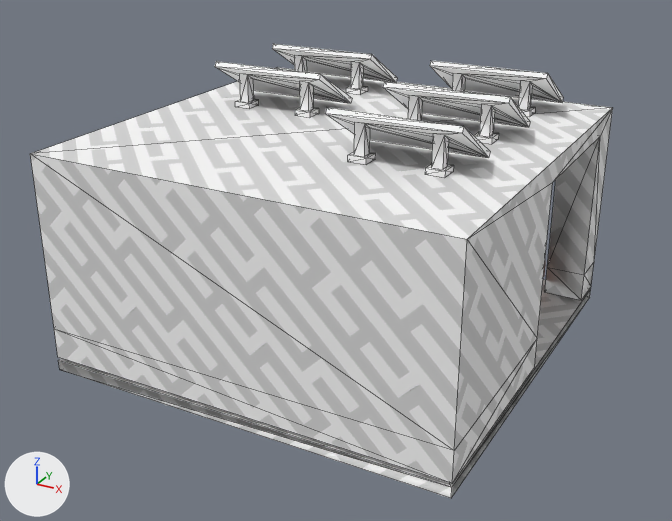
A saved change to the OBJ model data/models/factory.obj.
The view is the same before and after, from a 50 mm lens placed at (4.01, -4.62, 3.38), pointed at (0.83, 1.17, 0.49). Every picture has the same lights, and +X, +Y and +Z are marked at lower left. Mesh edges are drawn as thin lines. Where no turn or scale is listed for an object, it has been applied to the vertices.

The first picture shows 'factory'.
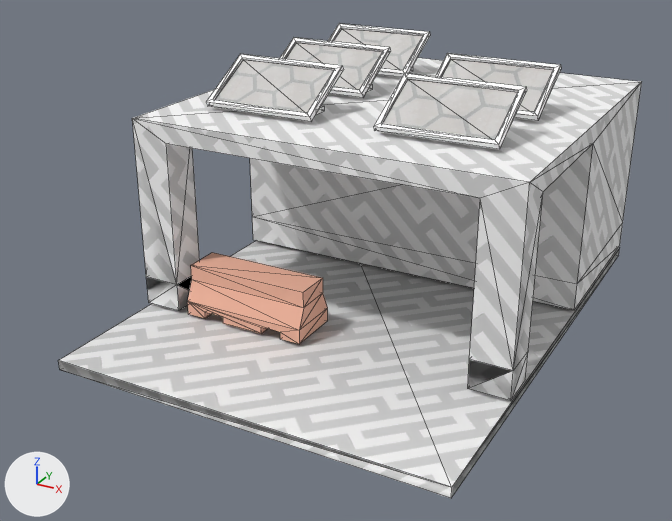
Patch to the scene script:
```diff
--- a/data/models/factory.obj.py
+++ b/data/models/factory.obj.py
@@ me_factory @@
 me_factory.from_pydata(...)  # 316 vertices, 600 faces; spans x -0.5..2.5, y -0.5..2.51, z 0.0..1.94
 # used by ob_factory; location = (0.0, 0.0, 0.0)
 # before: 37 (2.5, 2.5, 0.0) at pixel (589, 297), 39 (-0.5, 2.5, 0.0), 40 (2.5, 2.5, 0.07) at pixel (590, 288), 43 (-0.5, 2.5, 0.07)
+# me_factory part 1: the loose piece of 36 vertices spanning x -0.5..2.5, y -0.5..2.5, z 0.1..1.6 is turned 180 degrees about the z axis through its middle, then moved by (0.0, 1.0, 0.0)
+# me_factory part 2: the loose piece of 48 vertices spanning x 1.25..2.15, y 1.87..2.37, z 1.6..1.94 is turned 180 degrees about the z axis through its middle, then moved by (-1.4, 0.66, 0.0)
+# me_factory part 3: the loose piece of 48 vertices spanning x 1.25..2.15, y 1.07..1.57, z 1.6..1.94 is turned 180 degrees about the z axis through its middle, then moved by (0.0, 0.66, 0.0)
+# me_factory part 4: the loose piece of 48 vertices spanning x 1.25..2.15, y 0.27..0.77, z 1.6..1.94 is turned 180 degrees about the z axis through its middle, then moved by (0.0, 0.66, 0.0)
+# me_factory part 5: the loose piece of 48 vertices spanning x -0.15..0.75, y 1.87..2.37, z 1.6..1.94 is turned 180 degrees about the z axis through its middle, then moved by (0.0, -0.14, 0.0)
+# me_factory part 6: the loose piece of 48 vertices spanning x -0.15..0.75, y 1.07..1.57, z 1.6..1.94 is turned 180 degrees about the z axis through its middle, then moved by (0.0, -0.14, 0.0)
+# me_factory part 7: the loose piece of 32 vertices spanning x 1.1..2.1, y 2.09..2.51, z 0.1..0.49 is moved by (-1.2, -1.6, 0.0)
+# me_factory part 8
+for i in [37, 39, 40, 43]: me_factory.vertices[i].co += Vector((0.0, 1.0, 0.0))
 me_factory.materials.append(mat_custommaterial9)
```

Where the change shows, as pixel boxes (x1, y1, x2, y2) in the pictures (672 x 521 px; the box of a moved part takes in the faces that stretch with it):
'factory', reshaped
    before: (30, 44, 613, 498)
    after: (58, 23, 641, 498)
part 1 of me_factory, moved or reshaped
    before: (30, 67, 613, 484)
    after: (132, 58, 641, 401)
part 2 of me_factory, moved or reshaped
    before: (430, 61, 563, 117)
    after: (328, 23, 430, 77)
part 3 of me_factory, moved or reshaped
    before: (383, 82, 530, 144)
    after: (435, 53, 561, 121)
part 4 of me_factory, moved or reshaped
    before: (325, 107, 490, 178)
    after: (373, 73, 527, 149)
part 5 of me_factory, moved or reshaped
    before: (272, 44, 397, 95)
    after: (280, 37, 391, 98)
part 6 of me_factory, moved or reshaped
    before: (215, 61, 352, 117)
    after: (206, 54, 343, 121)
part 7 of me_factory, moved or reshaped (not visible before)
    after: (188, 252, 328, 344)
part 8 of me_factory, moved or reshaped
    before: (59, 279, 591, 498)
    after: (59, 240, 619, 498)
